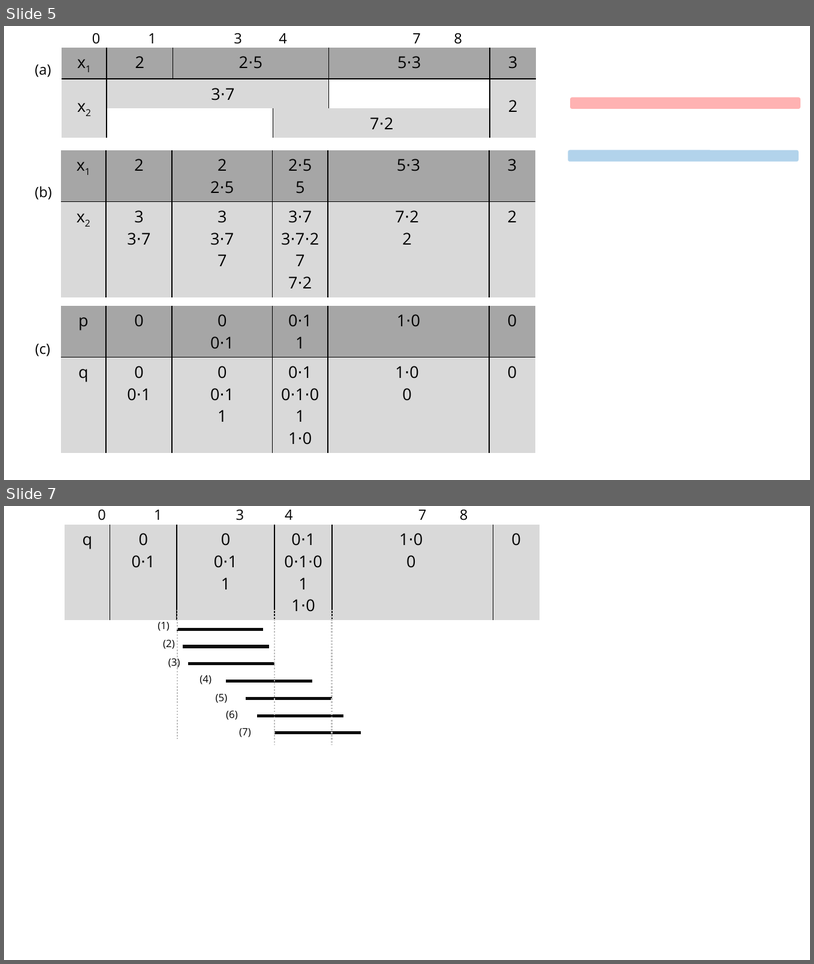
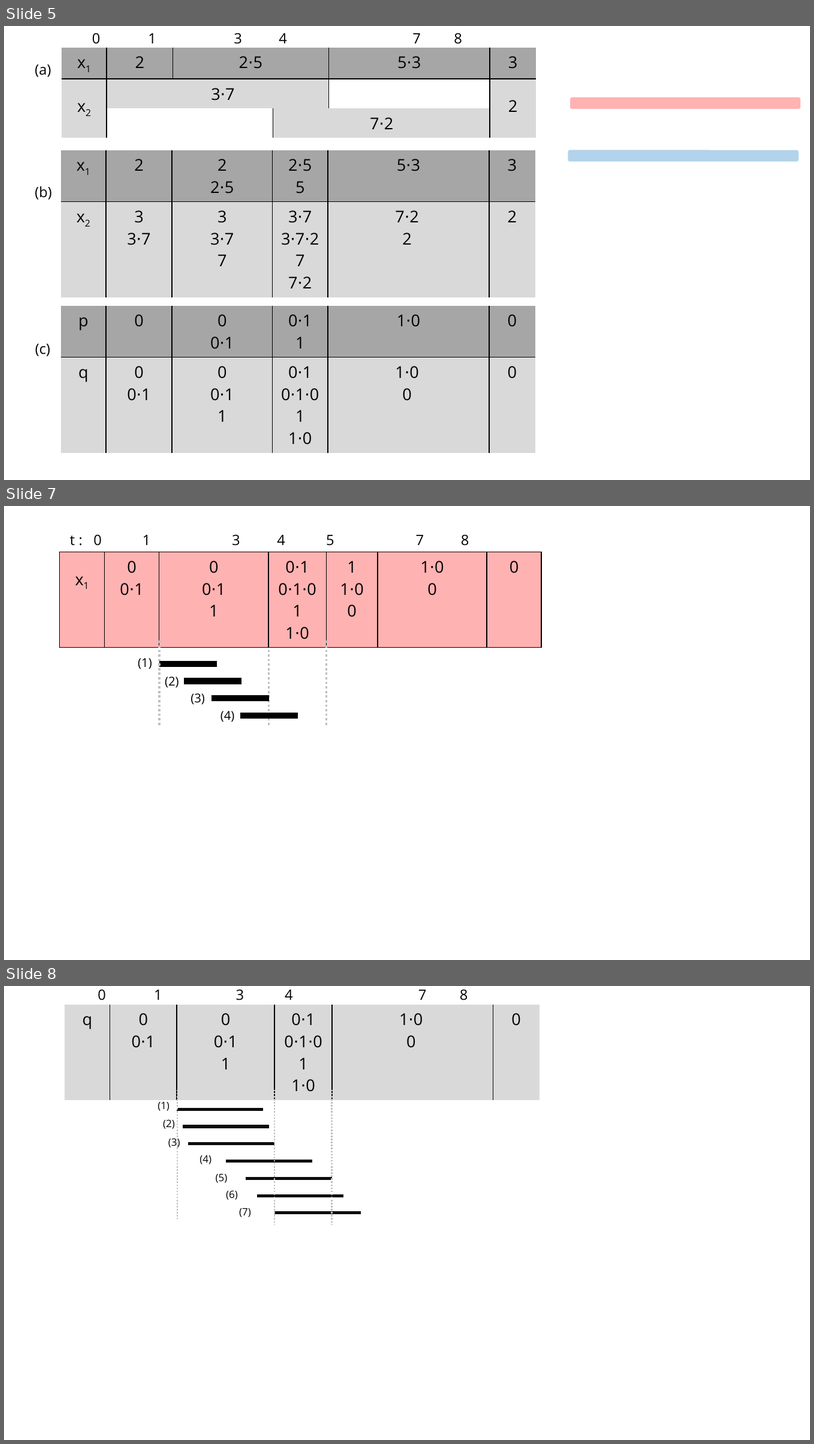
Before and after one commit to egesarac/distributed-monitoring, a slide deck: tex/old/figures.pptx. Shown one above the other, each under a label of ours: slides 5 and 7 before the commit, slides 5, 7 and 8 after it; the slides between them are not shown. The pictures are 814x964 and 814x1444 pixels, drawn with LibreOffice and Linux fonts; fonts in the diff are those of the drawing. Boxes give left, top, right and bottom in pixels: in the first picture for what was removed or moved away, otherwise in the second. Text is boxed around its words. In the diff, an @@ line names an element or a change of style, - is before the commit and + after.

```diff
--- a/tex/old/figures.pptx
+++ b/tex/old/figures.pptx
@@ slide 7 added at (4, 506, 810, 960), background #FFFFFF @@
@@ group added at (60, 535, 542, 727): 7 lines, 1 table, 1 text @@
+x1 | 0 / 0⋅1 | 0 / 0⋅1 / 1 | 0⋅1 / 0⋅1⋅0 / 1 / 1⋅0 | 1 / 1⋅0 / 0 | 1⋅0 / 0 | 0
+t : 0 1 3 4 5 7 8
@@ text added at (138, 658, 152, 669), 12 pt, text #000000 @@
+(1)
@@ text added at (165, 676, 179, 688), 12 pt, text #000000 @@
+(2)
@@ text added at (191, 693, 205, 705), 12 pt, text #000000 @@
+(3)
@@ text added at (221, 711, 235, 722), 12 pt, text #000000 @@
+(4)
@@ what was slide 7 is now slide 8 @@
```
Also in this commit, not shown: 1 slide changed, 5 other files.
